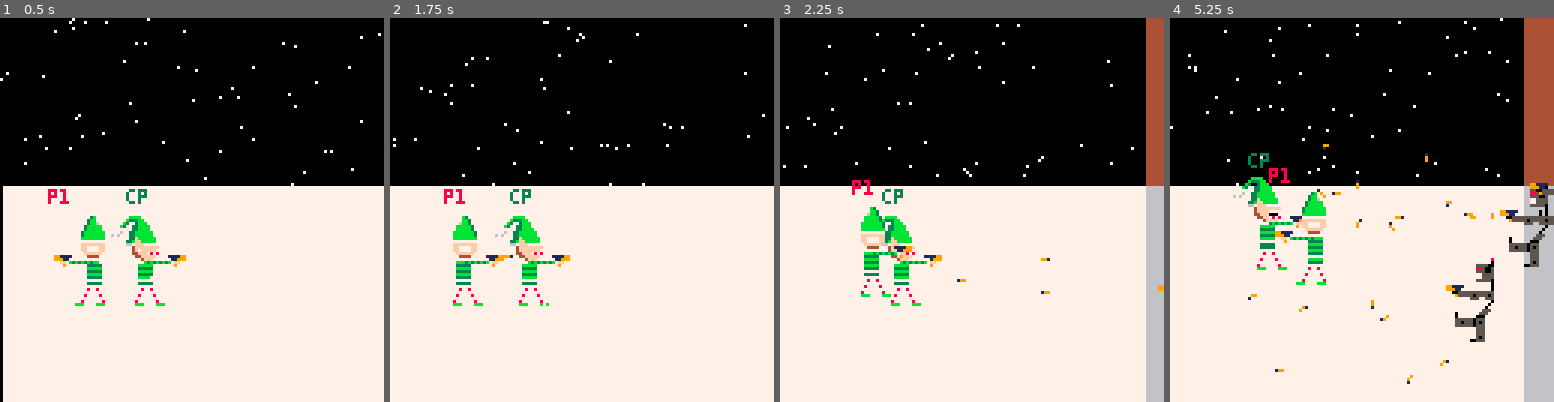
Above: before the commit, frames 1-4 (left to right).
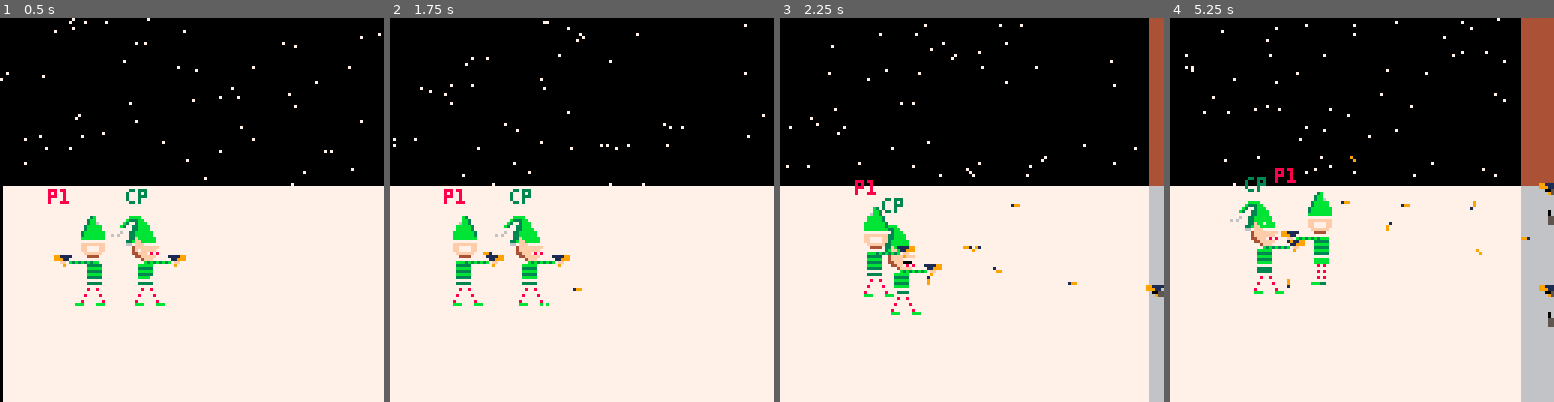
Above: after the commit, the same moments.

Repository: ryangrossGitHub/eva
Game: PICO-8 cartridge eva.p8
The game is run twice, just before and just after one commit, with the same random seed, the same clock (stepped at 60 frames per second) and the same inputs.
Inputs:
- Up to frame 1 (0.5 s): tap X (X key) at 0.33 s
- Up to frame 2 (1.75 s): tap O (Z key) at 0.7, 1.7 s; tap X (X key) at 1.07 s; hold Right from 1.6 s (still down)
- Up to frame 3 (2.25 s): tap X (X key) at 1.85 s; release Right at 2.1 s; tap O (Z key) at 2.1 s; hold Up from 2.15 s (still down)
- Up to frame 4 (5.25 s): release Up at 2.42 s; hold Right 2.47-3.03 s; tap O (Z key) every 0.4 s from 2.5 to 4.9 s; tap X (X key) at 2.97, 4.08, 5.2 s; hold Left 3.08-3.58 s; hold Down 3.63-3.97 s; hold Right 4.02-4.68 s; hold Up 4.73-5.03 s; hold Left from 5.08 s (still down)

Frame 1 is identical in both runs. In frame 2, less than 0.1% of the frame differs, in the area x 24-50%, y 60-72%; in frame 3, 3.5%; in frame 4, 6.7%, in the area x 0-100%, y 0-100%.

Commit message:
Updated enemy hit response to feel more responsive to player.

Diff:
--- a/eva.p8
+++ b/eva.p8
@@ -80,18 +80,18 @@
 ddddddddddddddddddddddddddddddddddddddd0d0034444dddddddddddddddddddddddddddddddddddddddddddddddddddddddddddddddddddddddddddddddd
 dddddddddddddddddddddddddddddddddd555500d8033444dddddddddddddddddddddddddddddddddddddddddddddddddddddddddddddddddddddddddddddddd
 dddddddddddddddddddddddddddddddddd885005d3333344dddddddddddddddddddddddddddddddddddddddddddddddddddddddddddddddddddddddddddddddd
-ddddddddddddddd8ddddddddddddddd8dd555005d0033334dddddddddddddddddddddddddddddddddddddddddddddddddddddddddddddddddddddddddddddddd
-ddddddddddddddd0ddddddddddddddd0dd775555d0033333dddddddddddddddddddddddddddddddddddddddddddddddddddddddddddddddddddddddddddddddd
-dddddddddd555500dddddddddd555500dd775555d3333333dddddddddddddddddddddddddddddddddddddddddddddddddddddddddddddddddddddddddddddddd
-dddddddddd885005dddddddddd885005dd555550dddddd33dddddddddddddddddddd99dddddddddddddddddddddddddddddddddddddddddddddddddddddddddd
-dddddddddd555005dddddddddd555005dd334444dd333333dddddddddddddddddddd99dddddddddddddddddddddddddddddddddddddddddddddddddddddddddd
-dddddddddd775555dddddddddd775555dd803444dd083000ddddddddddddddddddd091ddd5dddddddddddddddddddddddddddddddddddddddddddddddddddddd
-dddddddddd775555dddddddddd775555dd003444dd003033dddddddddddddddddd9011dd855ddddddddddddddddddddddddddddddddddddddddddddddddddddd
-dddddddddd555550dddddddddd555550dd333344dd333033dddddddddddddddddd5511778855ddd8dddddddddddddddddddddddddddddddddddddddddddddddd
-ddddddddddddddd0ddddddddddddddd0dd333344dd003333dddddddddddddddddd55d17775500d0ddddddddddddddddddddddddddddddddddddddddddddddddd
-991111ddddddddd0991111ddddddddd0ddd7dd34d8883333dddddddddddddddddd55d557750000dddddddddddddddddddddddddddddddddddddddddddddddddd
-99911dddddddddd099911dddddddddd0dddddd34d8333333dddddddddddddddddd55dd5555505ddddddddddddddddddddddddddddddddddddddddddddddddddd
-dd00555555555555dd00555555555555dddddd33dddddd33ddddddddddddddddd555dd555555dddddddddddddddddddddddddddddddddddddddddddddddddddd
+dddddddddddddddddddddddddddddddddd555005d0033334dddddddddddddddddddddddddddddddddddddddddddddddddddddddddddddddddddddddddddddddd
+dddddddddddddddddddddddddddddddddd775555d0033333dddddddddddddddddddddddddddddddddddddddddddddddddddddddddddddddddddddddddddddddd
+dddddddddddddddddddddddddddddddddd775555d3333333dddddddddddddddddddddddddddddddddddddddddddddddddddddddddddddddddddddddddddddddd
+dddddddddddddddddddddddddddddddddd555550dddddd33dddddddddddddddddddd99dddddddddddddddddddddddddddddddddddddddddddddddddddddddddd
+dddddddddddddddddddddddddddddddddd8dddd8dd333333dddddddddddddddddddd99dddddddddddddddddddddddddddddddddddddddddddddddddddddddddd
+dddddddddddddddddddddddddddddddddd0dddd0dd083000ddddddddddddddddddd091dd55dddddddddddddddddddddddddddddddddddddddddddddddddddddd
+dddddddddddddddddddddddddddddddddd588850dd003033dddddddddddddddddd9011d0555ddddddddddddddddddddddddddddddddddddddddddddddddddddd
+ddddddddddddddd0ddddddddddddddd0dd588850dd333033dddddddddddddddddd5511550555ddd0dddddddddddddddddddddddddddddddddddddddddddddddd
+ddddddddddddddd0ddddddddddddddd0dd555550dd003333dddddddddddddddddd55d15555500d0ddddddddddddddddddddddddddddddddddddddddddddddddd
+991111ddddddddd0991111ddddddddd0dd577755d8883333dddddddddddddddddd55d555550000dddddddddddddddddddddddddddddddddddddddddddddddddd
+99911dddddddddd099911dddddddddd0dd500055d8333333dddddddddddddddddd55dd5555505ddddddddddddddddddddddddddddddddddddddddddddddddddd
+dd00555555555555dd00555555555555dd577750dddddd33ddddddddddddddddd555dd555555dddddddddddddddddddddddddddddddddddddddddddddddddddd
 ddd9555550555505ddd9555550555505dd333333d3333444ddddddddddddddddd505dddd555ddddddddddddddddddddddddddddddddddddddddddddddddddddd
 dddddddd555dd555dddddddd555dd555dd003333d0003444ddddddddddddddddd555ddd0dddddddddddddddddddddddddddddddddddddddddddddddddddddddd
 ddddddddddddddd0ddddddddddddddd0dd803333d0803344dddddd0ddddddddddd55dd0ddddddddddddddddddddddddddddddddddddddddddddddddddddddddd
@@ -102,8 +102,8 @@
 ddd0dddddd000ddddddddddddd000ddddddddd33dd8ddd33dddddd555505500ddddddddddddddddddddddddddddddddddddddddddddddddddddddddddddddddd
 ddd5555550555ddddddddddddd555ddddd333000dd334433ddddddd5505555dddddddddddddddddddddddddddddddddddddddddddddddddddddddddddddddddd
 ddd5505550505ddddddddddddd505ddddd003000dd003444dddddddd05555ddddddddddddddddddddddddddddddddddddddddddddddddddddddddddddddddddd
-ddd5555550555ddddddddddddd555ddddd803003dd083434dddddddd5505dddddddddddddddddddddddddddddddddddddddd577585dddddddddddddddddddddd
-dddddddddd555ddddddddddddd555ddddd333033d3333434ddddddd55555dddddddddddddddddddd0ddddddddddddddddddd577585dddddddddddddddddddddd
+ddd5555550555ddddddddddddd555ddddd803003dd083434dddddddd5505dddddddddddddddddddddddddddddddddddddddd555505dddddddddddddddddddddd
+dddddddddd555ddddddddddddd555ddddd333033d3333434ddddddd55555dddddddddddddddddddd0ddddddddddddddddddd555505dddddddddddddddddddddd
 dddddddddd555ddddddddddddd555ddddd003033d3434444dddddd55555ddddddddddddddddddddd0ddddddddddddddddddd555555dd9ddddddddddddddddddd
 dddddddddd555ddddddddddddd555ddddd303033dd043444ddd0d55055dddddddddddddddddddddd5555555505dddddd555d555555dd9ddddddddddddddddddd
 dddddddddd505ddddddddddddd505ddddd303333dd434434dddd05555ddddddddddddddddddddddd50555505055ddddd5055550555511999dddddddddddddddd
--- a/src/enemies.lua
+++ b/src/enemies.lua
@@ -20,6 +20,9 @@
 		death_animation_frame_delay = 7,
 		death_animation_frame_count = 0, -- death animation frame count
 		dead = false,
+		hit = false,
+		hit_anim_delay = 30,
+		hit_anim_count = 0,
 		animation_frame_delay = 7, -- animation frame delay
 		animation_frame_count = 0,
 		destination = flr(rnd(2)) + 1, -- 1 = player 1, 2 = player 2
@@ -67,19 +70,35 @@
 				end
 			end
 		else
-
-			seek_players(enemy)
-
 			enemy.animation_frame_count += 1
 
-			if enemy.animation_frame_count >= enemy.animation_frame_delay then
-				enemy.animation_frame_count = 0
+			if enemy.hit then
+				if enemy.hit_anim_count < enemy.hit_anim_delay then
+					enemy.hit_anim_count += 1
+					enemy.sprite_number_face = 148
+				else
+					enemy.sprite_number_face = 132
+					enemy.hit_anim_count = 0
+					enemy.hit = false
+				end
 
-				-- enemy animation
-				if enemy.sprite_number == 144 then
-					enemy.sprite_number = 146
-				elseif enemy.sprite_number == 146 then
-					enemy.sprite_number = 144
+				if enemy.damage >= enemy.max_damage then
+					enemy.dead = true
+                	enemy.sprite_number = 134
+				end
+			else
+				-- walk and fire
+				seek_players(enemy)
+
+				if enemy.animation_frame_count >= enemy.animation_frame_delay then
+					enemy.animation_frame_count = 0
+
+					-- enemy animation
+					if enemy.sprite_number == 144 then
+						enemy.sprite_number = 146
+					elseif enemy.sprite_number == 146 then
+						enemy.sprite_number = 144
+					end
 				end
 			end
 		end
@@ -120,12 +139,12 @@
 	else
 		e.fire_delay_count = 0
 
-		local xd = 15
+		local xd = 8
 		if not e.flip_sprite then
 			xd = -xd
 		end
 		sfx(0)
-		spawn_dart(e.x+4, e.y+6, xd, 0, true)
+		spawn_dart(e.x+4, e.y+6, xd, -1, true)
 	end
 end
 
--- a/src/particles.lua
+++ b/src/particles.lua
@@ -48,42 +48,40 @@
         -- 4. collision and ricochet
         -- avoid friendly fire
         if d.enemy_fire then
-            dart_collision_detection(d, p1, 1)
-            dart_collision_detection(d, p2, 1)
+            dart_collision_detection(d, p1, 1, 1)
+            dart_collision_detection(d, p2, 1, 1)
         else
             local damage = 1
-            if p1.weapon == 1 then
+            local force = 4
+            if p1.weapon == 1 then -- rifle
                 damage = 0.5
+                force = 2
             end
             for e in all(enemies) do
                 if not e.dead then
-                    dart_collision_detection(d, e, damage)
+                    dart_collision_detection(d, e, damage, force)
                 end
             end
         end
     end
 end
 
-function dart_collision_detection(d, o, damage)
+function dart_collision_detection(d, o, damage, force)
     if d.x >= o.x and d.x <= o.x + o.w and
         d.y >= o.y and d.y <= o.y + o.h then
 
         local return_dir = 1
         if d.dx > 0 then return_dir = -1 end
 
-        if return_dir == 1 then
-            o.x -= 1
-        else
-            o.x += 1
+        if o.damage then -- enemy
+            o.hit = true
+            o.damage += damage
         end
 
-        if o.max_damage then
-            o.damage += damage
-
-            if o.damage >= o.max_damage then
-                o.dead = true
-                o.sprite_number = 134
-            end
+        if return_dir == 1 then
+            o.x -= force
+        else
+            o.x += force
         end
 
         d.life += 40
--- a/src/players.lua
+++ b/src/players.lua
@@ -282,12 +282,12 @@
 
 	sfx(0)
 
-	local xd = 15
+	local xd = 8
 	if p.flip_sprite then
 		xd = -xd
 	end
 	-- add(particles, particle(p.x+4, p.y + 15, xs, 0, 9, 7, nil, p.flip_sprite))
-	spawn_dart(p.x+4, p.y + 15, xd, 0, false)
+	spawn_dart(p.x+4, p.y + 15, xd, -1, false)
 end
 
 function draw_player_weapon(p)
--- a/src/stages.lua
+++ b/src/stages.lua
@@ -13,7 +13,7 @@
   {
     enemy_spawn_count = 999, -- unlimited
     enemy_speed = 0.4,
-    enemy_spawn_delay = 30,
+    enemy_spawn_delay = 18,
     enemy_spawn_initial_delay = 0,
     enemy_spawn_initial_delay_count = 0,
     music_track = 0,
